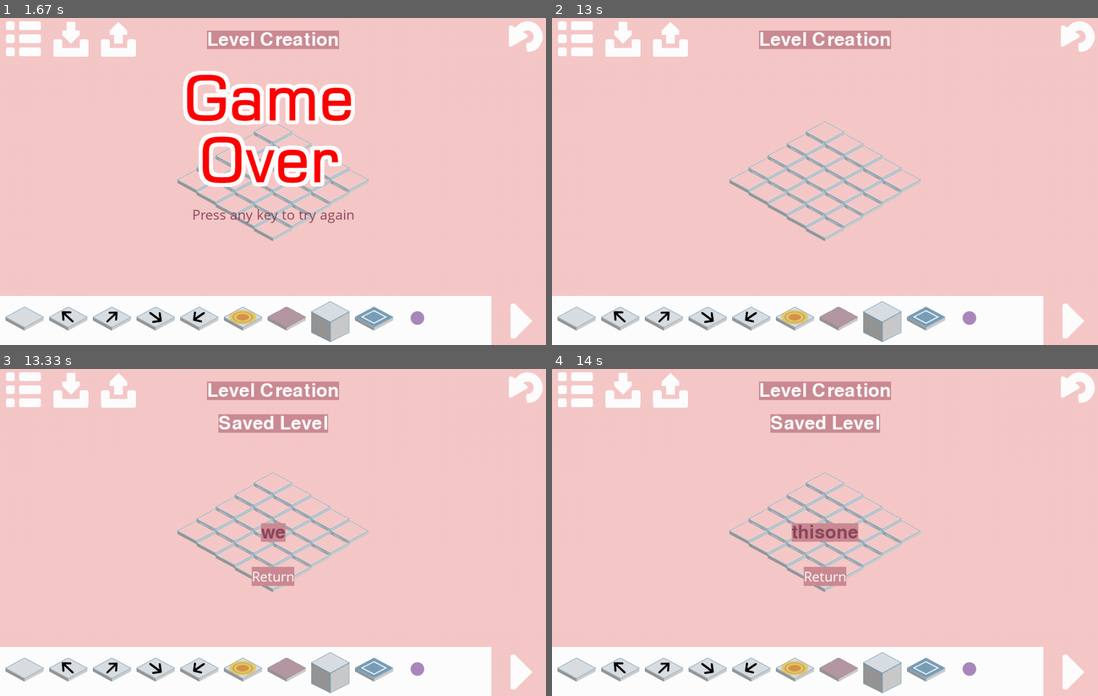
Above: before the commit, frames 1-4 (two rows, left to right).
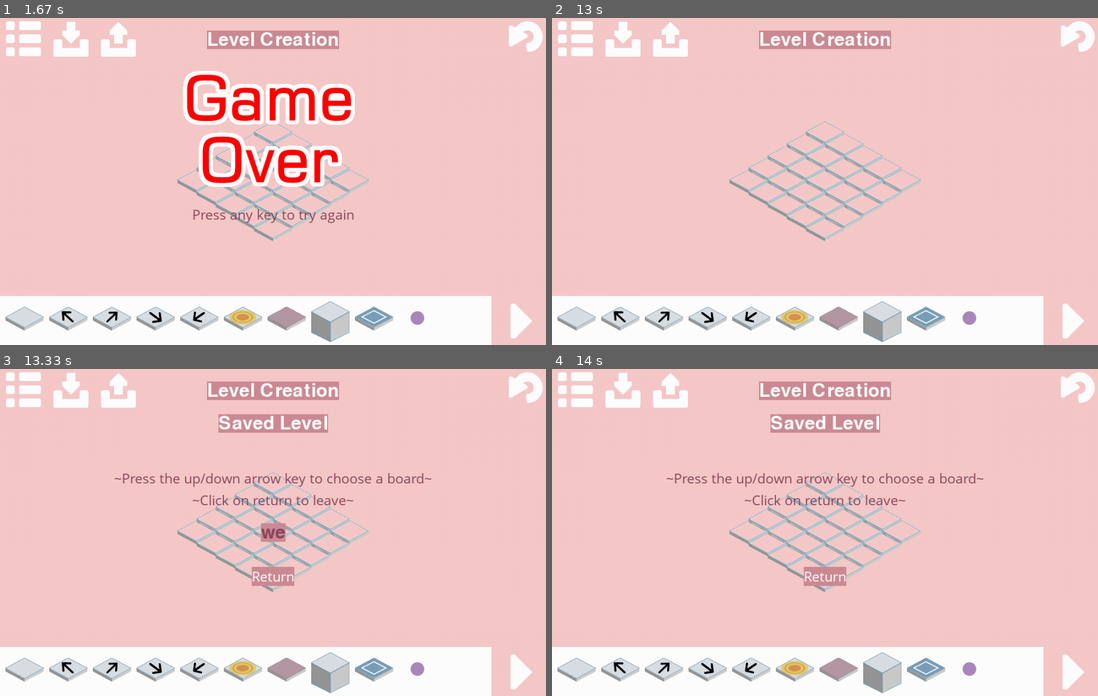
Above: after the commit, the same moments.

Repository: ameliakuang/112TP
Game: pygame game, started from trial/Game.py
Two runs of this game, one before a commit and one after it. Both use one fixed random seed, a clock stepped at 60 frames per second and the inputs below.
Inputs (mouse positions are in pixels of both pictures, inside the frame that each line leads up to):
- Up to frame 1 (1.67 s): click "Level Creation" at 0.43 s; click (513, 312) at 0.85 s; press the mouse at (371, 89) at 1.2 s; move the mouse to (327, 99) at 1.3 s; release the mouse at (283, 109) at 1.43 s
- Up to frame 2 (13 s): tap Enter at 1.77 s; move the mouse to (655, 57) at 12.73 s
- Up to frame 3 (13.33 s): click (103, 408) at 13 s
- Up to frame 4 (14 s): hold Down 13.4-13.95 s; move the mouse to (683, 545) at 13.43 s

Frames 1-2 are identical in both runs. In frame 3, 0.9% of the frame differs, in the area x 21-79%, y 31-42%; in frame 4, 1.6%, in the area x 21-79%, y 31-53%.

Commit message:
level creation

Diff:
--- a/trial/Game.py
+++ b/trial/Game.py
@@ -608,6 +608,19 @@
             textRect.centerx, textRect.centery = self.width//2, 100
             screen.blit(textSurface, textRect)
 
+            textSurface = font2.render("~Press the up/down arrow key to choose a board~", True, (139, 71, 93))
+            textRect = textSurface.get_rect()
+            textRect.centerx = screen.get_rect().centerx
+            textRect.centery = screen.get_rect().centery-100
+            screen.blit(textSurface, textRect)
+
+            textSurface = font2.render("~Click on return to leave~", True, (139, 71, 93))
+            textRect = textSurface.get_rect()
+            textRect.centerx = screen.get_rect().centerx
+            textRect.centery = screen.get_rect().centery-60
+            screen.blit(textSurface, textRect)
+
+
             returnSurface = font2.render("Return", True, (255,255,255), (205, 140, 149))
             return_rect = returnSurface.get_rect()
             return_rect.center = (screen.get_rect().centerx, screen.get_rect().centery+80)
--- a/trial/level.txt
+++ b/trial/level.txt
@@ -1 +1 @@
-[["we", [[10, 10, 10, 10, 10], [10, 10, 10, 10, 10], [10, 10 …(742 unchanged characters)… , 10, 10, 10, 4], [10, 10, 10, 10, 10]]]]
+[["we", [[10, 10, 10, 10, 10], [10, 10, 10, 10, 10], [10, 10 …(742 unchanged characters)… , 10, 10, 10, 4], [10, 10, 10, 10, 10]]], ["pink", [[10, 10, 10, 10, 10], [10, 10, 10, 10, 10], [10, 10, 10, 10, 10], [10, 10, 6, 10, 10], [10, 10, 10, 10, 10]]], ["", [[10, 10, 10, 10, 10], [10, 10, 10, 10, 10], [10, 10, 10, 10, 10], [10, 10, 10, 10, 10], [10, 10, 10, 10, 10]]]]
